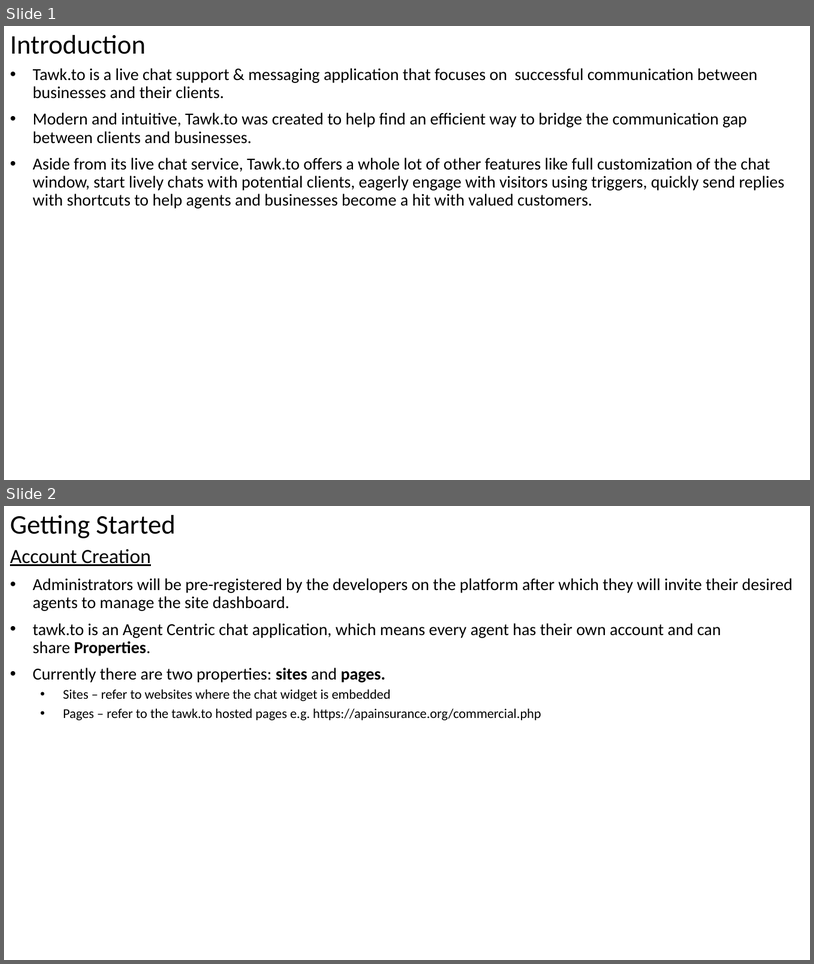
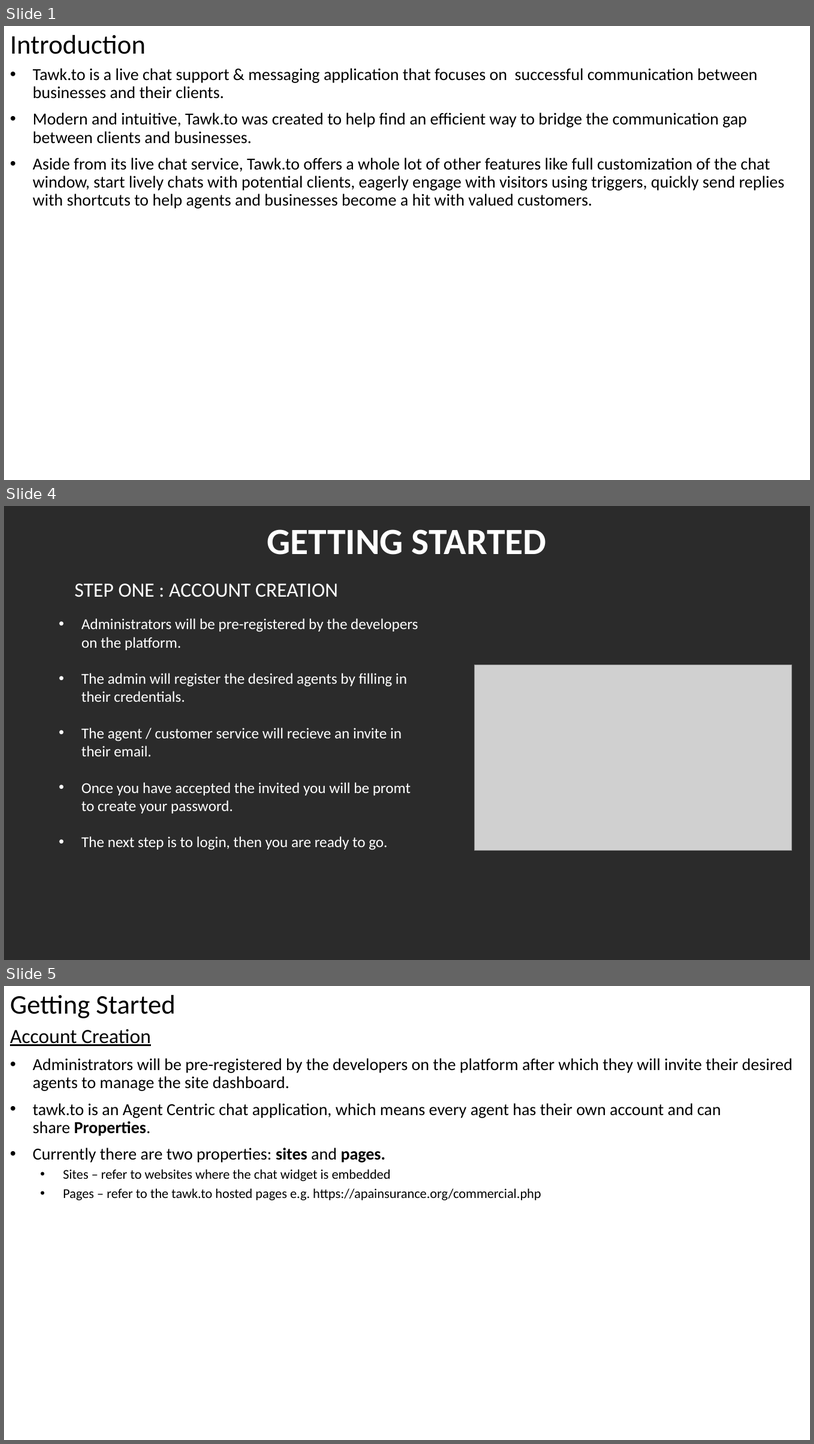
Before and after one commit to peterchege/platform, a slide deck: Tawt to documentation report.pptx. Shown one above the other, each under a label of ours: slides 1 and 2 before the commit, slides 1, 4 and 5 after it; the slides between them are not shown. The pictures are 814x964 and 814x1444 pixels, drawn with LibreOffice and Linux fonts; fonts in the diff are those of the drawing; grey boxes stand for pictures; background and template pictures are left out; a plain dark background stands for a picture behind light text. Boxes give left, top, right and bottom in pixels: in the first picture for what was removed or moved away, otherwise in the second. Text is boxed around its words. In the diff, an @@ line names an element or a change of style, - is before the commit and + after.

```diff
--- a/Tawt to documentation report.pptx
+++ b/Tawt to documentation report.pptx
@@ slide 4 added at [4,506,810,960], background picture (left out) @@
@@ title added at [267,529,547,555], 44 pt, text #FFFFFF, bold @@
+GETTING STARTED
@@ text added at [75,583,338,597], 24 pt, text #FFFFFF @@
+STEP ONE : ACCOUNT CREATION
@@ text added at [81,618,418,850], 18 pt, text #FFFFFF @@
+• Administrators will be pre-registered by the developers on the platform.
+• The admin will register the desired agents by filling in their credentials.
+• The agent / customer service will recieve an invite in their email.
+• Once you have accepted the invited you will be promt to create your password.
+• The next step is to login, then you are ready to go.
@@ picture added at [475,664,792,850] @@
@@ what was slide 2 is now slide 5 @@
```
Also in this commit, not shown: 4 other slides added.
